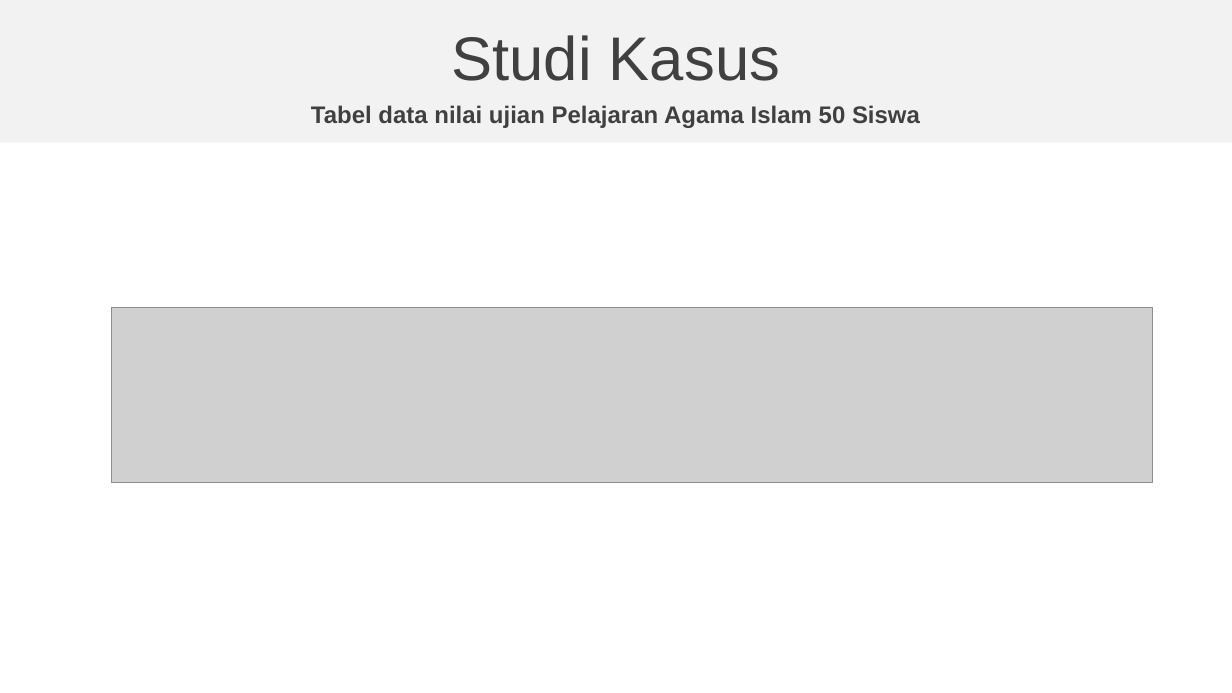
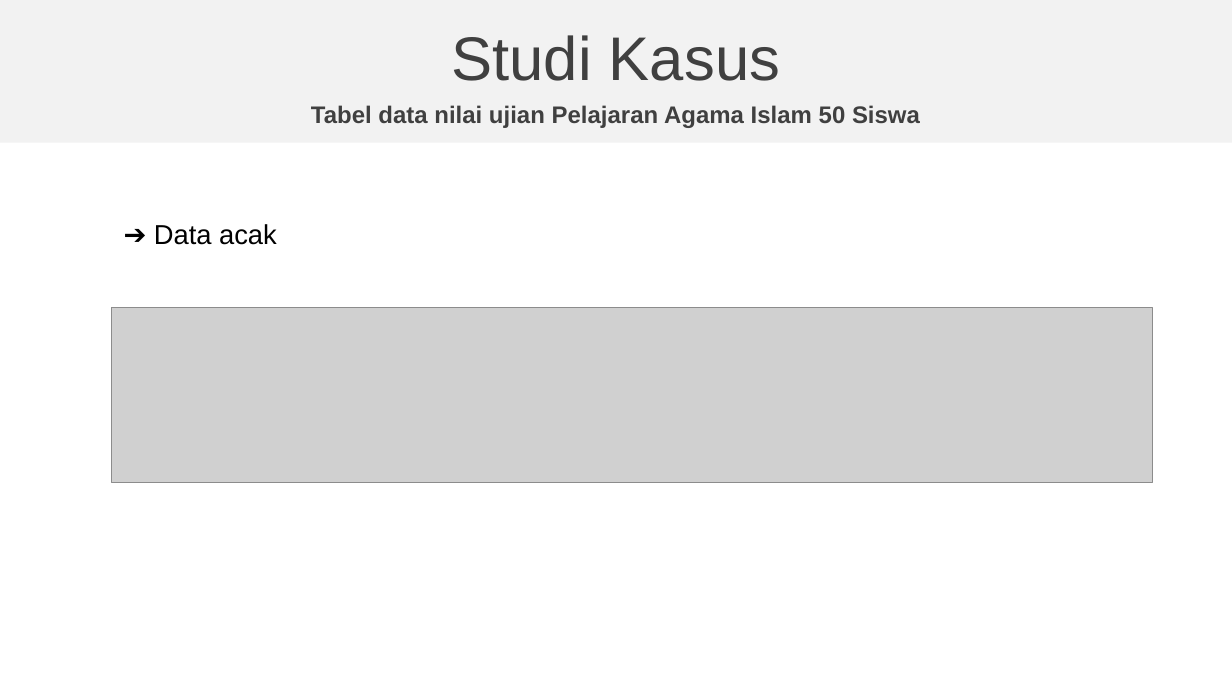
Before and after one commit to natacloud/statistika, a slide deck: slide 13 of Presentasi-Statistika-kelompok-3.pptx. Drawn at 1232x693 pixels with LibreOffice and Linux fonts; fonts in the diff are those of the drawing; grey boxes stand for pictures; background and template pictures are left out. Boxes give left, top, right and bottom in pixels: in the first picture for what was removed or moved away, otherwise in the second. Text is boxed around its words. In the diff, an @@ line names an element or a change of style, - is before the commit and + after.

```diff
--- a/Presentasi-Statistika-kelompok-3.pptx
+++ b/Presentasi-Statistika-kelompok-3.pptx
@@ text added at <box>154,224,277,245</box>, 16 pt, text #000000 @@
+➔ Data acak
```
Also in this commit, not shown: 1 other slide changed, 4 slides added, 1 other file.
